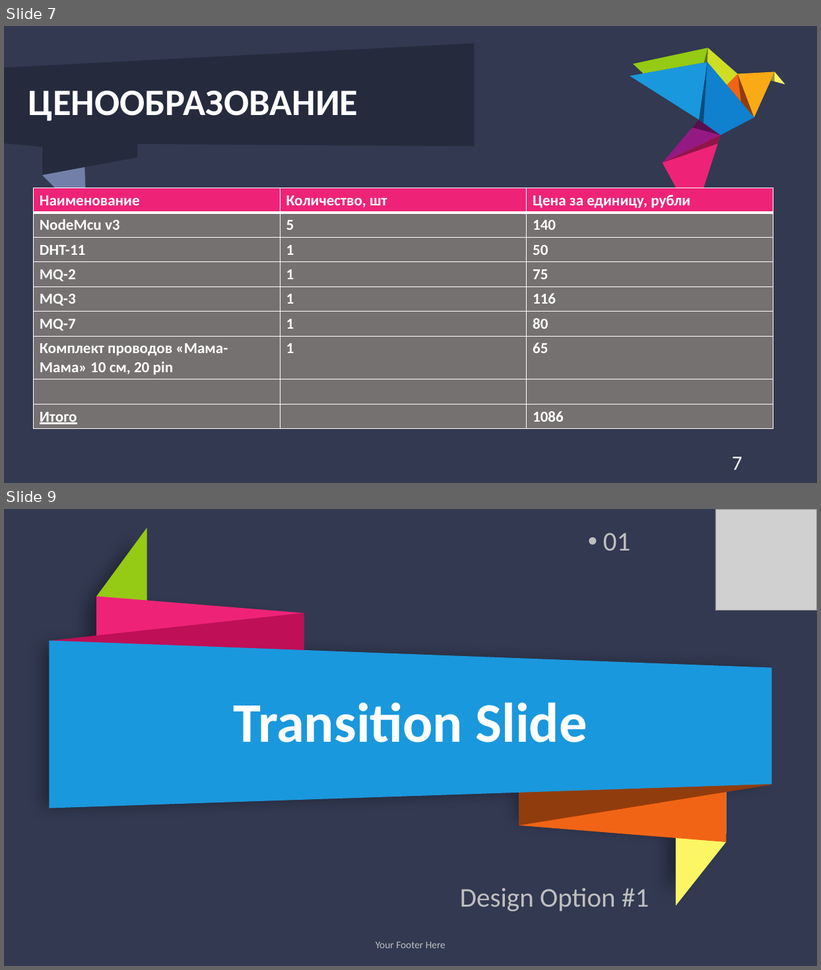
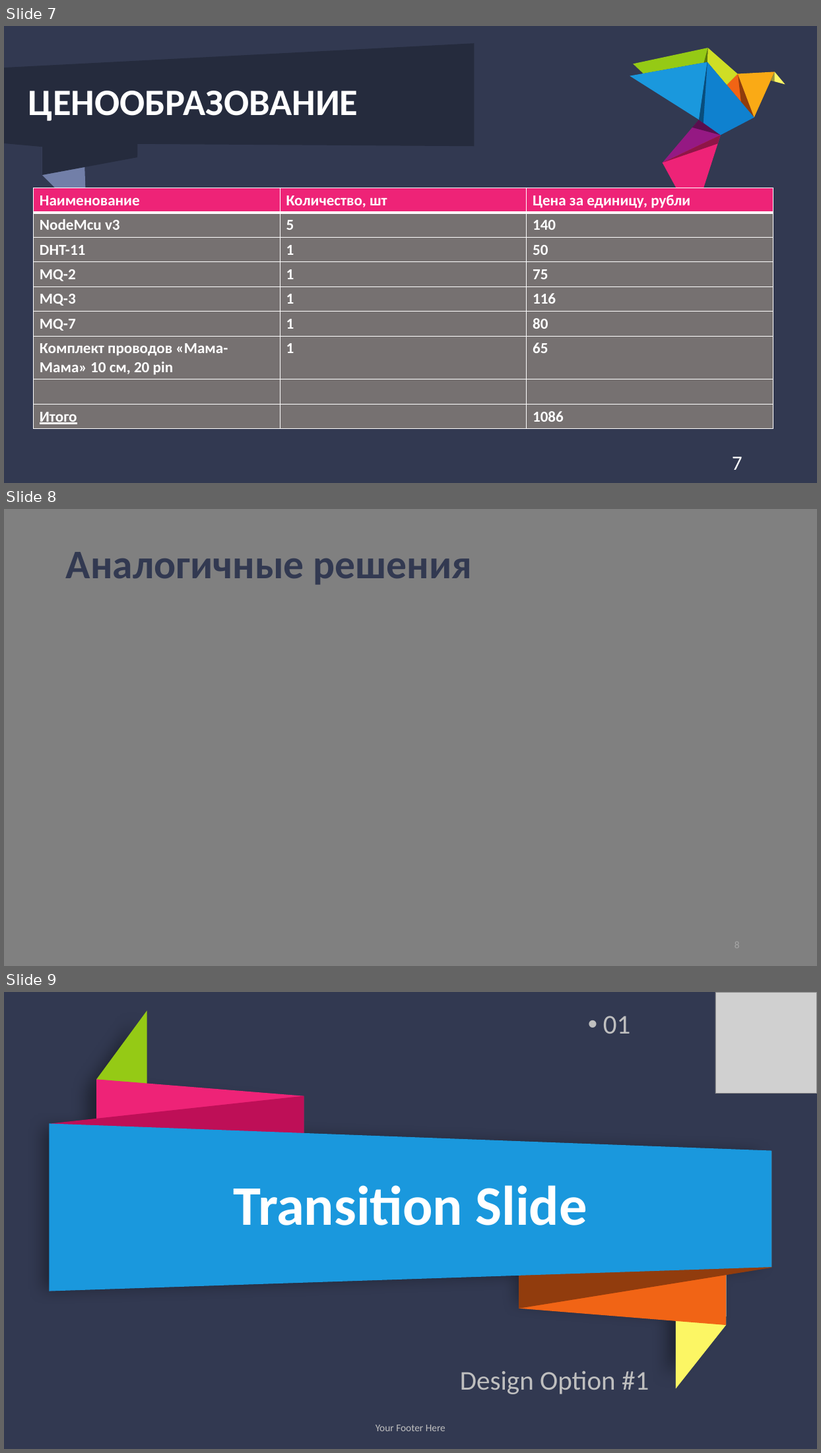
Before and after one commit to RUGameLink/hakaton-IoT, a slide deck: Защита.pptx. Shown one above the other, each under a label of ours: slides 7 and 9 before the commit, slides 7, 8 and 9 after it; the slides between them are not shown. The pictures are 821x970 and 821x1453 pixels, drawn with LibreOffice and Linux fonts; fonts in the diff are those of the drawing; grey boxes stand for pictures. Boxes give left, top, right and bottom in pixels: in the first picture for what was removed or moved away, otherwise in the second. Text is boxed around its words. In the diff, an @@ line names an element or a change of style, - is before the commit and + after.

```diff
--- a/Защита.pptx
+++ b/Защита.pptx
@@ slide 8 added at [4,509,817,966], background #FFFFFF @@
@@ rectangle added at [4,509,817,966], fill #808080, outline #808080 1 pt @@
@@ title added at [66,552,472,585], 48 pt, text #323951, bold @@
+Аналогичные решения
@@ page number added at [735,939,740,952], 12 pt, text #A6A6A6 @@
+8
```
Also in this commit, not shown: 1 slide removed, 5 other files.
